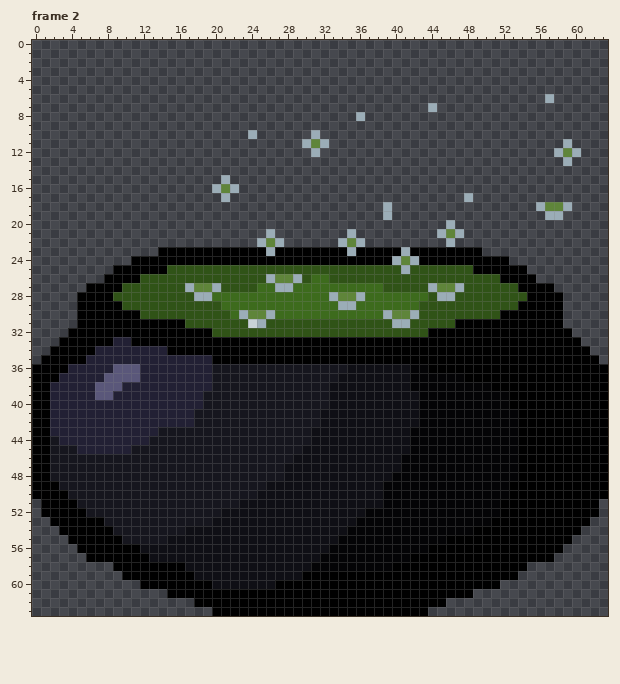
File history of a pixel-art file, PROJECT ART/CAULDRON INTRO.aseprite. Above: the version before the commit.
64x64 pixels, 2 frames. Shown: frame 2. The commit also changed other frames, which this record leaves out.
After:
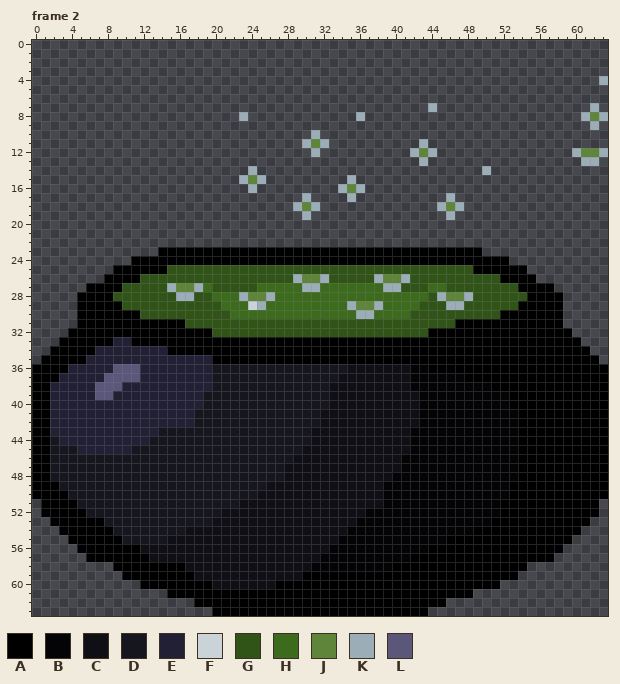
Palette (. is transparent): A #000000  B #040406  C #0f0f15  D #16161e  E #222034  F #c9d3d8  G #305317  H #3d6b1d  J #5f853a  K #9badb7  L #5a577a
From old to new:
--- frame 2, layer "Layer 3"
@@ x 0..63 @@
  3 ................................................................
- 4 ................................................................
+ 4 ...............................................................K
  5 ................................................................
- 6 .........................................................K......
- 7 ............................................K...................
- 8 ....................................K...........................
- 9 ................................................................
-10 ........................K......K................................
-11 ..............................KJK..........................K....
-12 ...............................K..........................KJK...
-13 ...........................................................K....
-14 ................................................................
-15 .....................K..........................................
-16 ....................KJK.........................................
-17 .....................K..........................K...............
-18 .......................................K................KJJK....
-19 .......................................K.................KK.....
-20 ..............................................K.................
-21 ..........................K........K.........KJK................
-22 .........................KJK......KJK.........K.................
-23 ..............AAAAAAAAAAAAKAAAAAAAAKAAAAAKAAAAAAAA..............
-24 ...........AAAAAAAAAAAAAAAAAAAAAAAAAAAAAKJKAAAAAAAAAA...........
-25 .........AAAAAAGGGGGGGGGGGGGGGGGGGGGGGGGGKGGGGGGGAAAAAA.........
-26 ........AAAAGGGGGGGGGGGGGGKJJKGHHGGGGGGGGGGGGGGGGGGGAAAA........
-27 ......AAAAGGGGGGGKJJKGGGGHHKKHHHHHHHHHHGGGGGKJJKGGGGGGAAAA......
-28 .....AAAAGGGGGGGGGKKHHHHHHHHHHHHHKJJKHHHHHHHGKKGGGGGGGGAAAA.....
-29 .....AAAAAGGGGGGGGGGGHHHHHHHHHHHHHKKHHHHHHHGGGGGGGGGGGAAAAA.....
-30 .....AAAAAAAGGGGGGGGGGHKJJKHHHHHHHHHHHHKJJKGGGGGGGGGAAAAAAA.....
-31 .....AAAAAAAAAAAAGGGGGGGFKGGGGGGGGGGGGGGKKGGGGGAAAAAAAAAAAA.....
+ 6 ................................................................
+ 7 ............................................K.................K.
+ 8 .......................K............K........................KJK
+ 9 ..............................................................K.
+10 ...............................K................................
+11 ..............................KJK..........K....................
+12 ...............................K..........KJK...............KJJK
+13 ...........................................K.................KK.
+14 ........................K.........................K.............
+15 .......................KJK.........K............................
+16 ........................K.........KJK...........................
+17 ..............................K....K..........K.................
+18 .............................KJK.............KJK................
+19 ..............................K...............K.................
+20 ................................................................
+21 ................................................................
+22 ................................................................
+23 ..............AAAAAAAAAAAAAAAAAAAAAAAAAAAAAAAAAAAA..............
+24 ...........AAAAAAAAAAAAAAAAAAAAAAAAAAAAAAAAAAAAAAAAAA...........
+25 .........AAAAAAGGGGGGGGGGGGGGGGGGGGGGGGGGGGGGGGGGAAAAAA.........
+26 ........AAAAGGGGGGGGGGGGGGGGGKJJKGGGGGKJJKGGGGGGGGGGAAAA........
+27 ......AAAAGGGGGKJJKHGGGGGHHHHHKKHHHHHHHKKGGGHHGGGGGGGGAAAA......
+28 .....AAAAGGGGGGGKKGGHHHKJJKHHHHHHHHHHHHHHHHHGKJJKGGGGGGAAAA.....
+29 .....AAAAAGGGGGGGGGGGHHHFKHHHHHHHHHKJJKHHHHGGGKKGGGGGGAAAAA.....
+30 .....AAAAAAAGGGGGGGGGGHHHHHHHHHHHHHHKKHHHHGGGGGGGGGGAAAAAAA.....
+31 .....AAAAAAAAAAAAGGGGGGGGGGGGGGGGGGGGGGGGGGGGGGAAAAAAAAAAAA.....
 32 ....AAAAAAAAAAAAAAAAGGGGGGGGGGGGGGGGGGGGGGGGAAAAAAAAAAAAAAAA....
